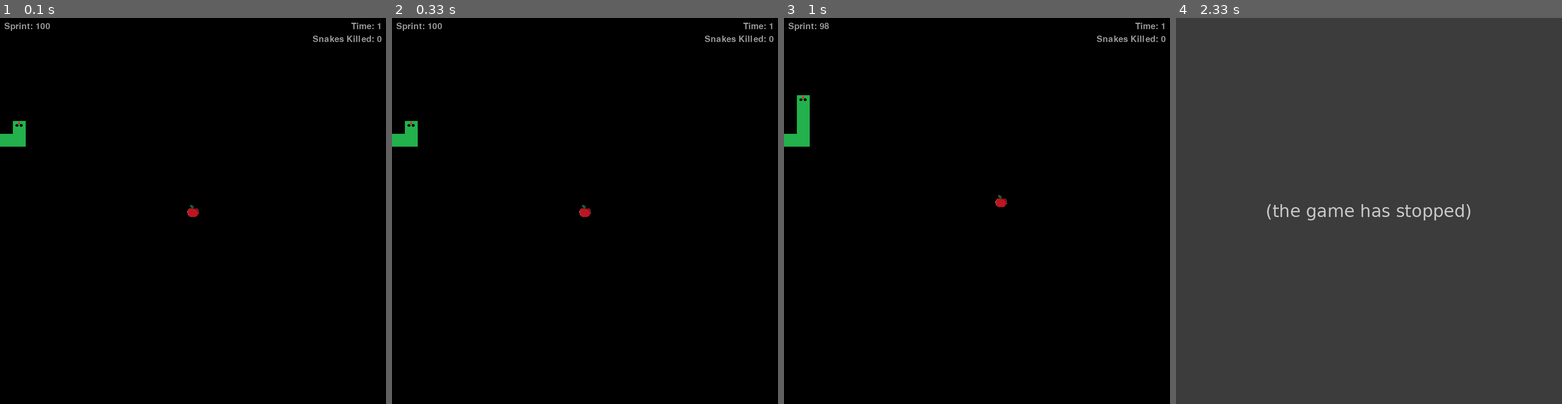
Above: before the commit, frames 1-4 (left to right).
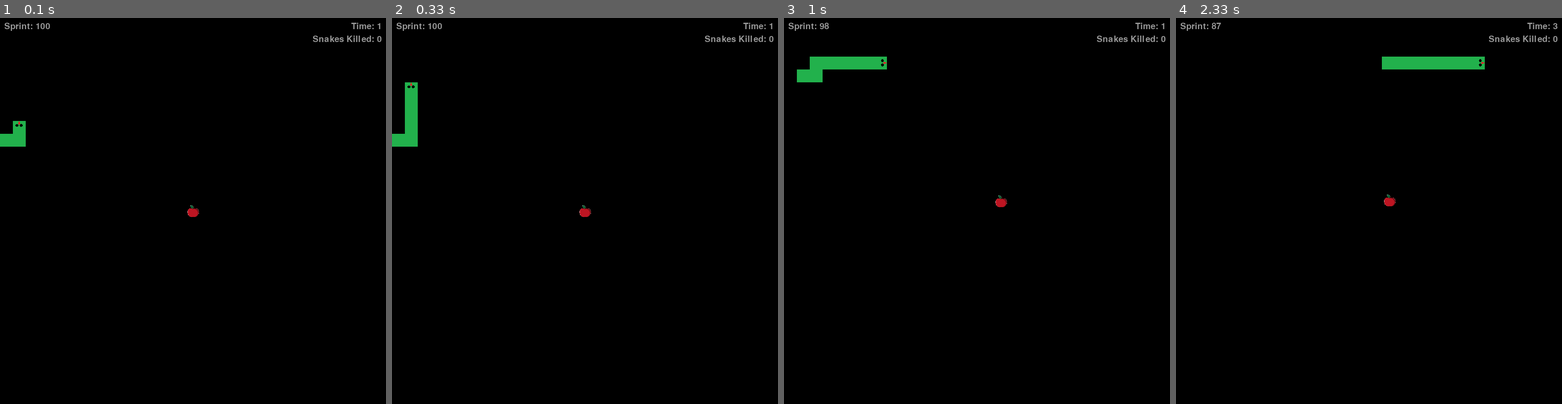
Above: after the commit, the same moments.

Repository: lorinzzz/cursed-snake-game
Game: pygame game, started from main.py
Same seed, same stepped clock (60 frames per second), same inputs: the game is played once before the commit and once after it.
Inputs:
- Up to frame 1 (0.1 s): no input
- Up to frame 2 (0.33 s): no input
- Up to frame 3 (1 s): hold D 0.33-0.8 s; hold W from 0.83 s (still down); tap Shift at 0.9 s
- Up to frame 4 (2.33 s): release W at 1.13 s; hold D 1.17-1.63 s; tap Shift at 1.23, 1.53, 1.73, 2.03, 2.3 s; hold A 1.67-2.2 s; hold S from 2.23 s (still down)

Frame 1 is identical in both runs. In frame 2, 0.3% of the frame differs, in the area x 3-7%, y 16-29%; in frame 3, 1.4%; in frame 4, 100%, in the area x 0-100%, y 0-100%.
Error before the commit: UnboundLocalError: cannot access local variable 'direction_to_append' where it is not associ...; the game stopped at 2.02 s (later frames are placeholders)

Commit message:
snake circles properly
option to circle ccw or cw done

Diff:
--- a/main.py
+++ b/main.py
@@ -360,7 +360,7 @@
 
     end_game = 0
 
-    snake_speed = 20 # lower is faster
+    snake_speed = 5 # lower is faster
 
     food_bullets = []
     activate_bullet = 0
--- a/snake_ai.py
+++ b/snake_ai.py
@@ -309,7 +309,9 @@
         elif i == 1:
             index = 1
 
-        if setup_flag == 1 or self.revolutions[index] == 0: # get new offset and start position for snake
+        if setup_flag == 1 or self.revolutions[index] == 2: # get new offset and start position for snake
+            self.revolutions[index] = -1
+            self.circle_state[index] = 0
             if mode == 0: # short snake
                 self.circular_offset[index] = random.choice(SHORT_OFFSET)
             elif mode == 1: # long snake
@@ -329,35 +331,66 @@
             print(x_y_cord)
             # the above will get us a corner closest to the snake on the offset square, now we need to figure out whether to slide the x or y value to get closer to the snake
             if abs(x_y_cord[0] - snakes[i][0].x) < abs(x_y_cord[1] - snakes[i][0].y): # if x value closer slide x value to snake and keep y value
-                x_y_cord[0] = snakes[i][0].x
+                if snakes[i][0].x >= self.circular_offset[index] and snakes[i][0].x <= WIDTH - self.circular_offset[index]: # only slide if snake is within offset lines
+                    x_y_cord[0] = snakes[i][0].x
+                # else it stays in corner
                 print("slid x val")
             else: # if y value closer slide y value to snake and keep x value
-                x_y_cord[1] = snakes[i][0].y
+                if snakes[i][0].y >= self.circular_offset[index] and snakes[i][0].y <= WIDTH - self.circular_offset[index]: # only slide if snake is within offset lines
+                    x_y_cord[1] = snakes[i][0].y
                 print("slid y val")
 
             self.start_pos[index] = x_y_cord
             print("starting pos:" , x_y_cord)
-            print("going to: ", self.circular_offset[index])
+            print("offset: ", self.circular_offset[index])
 
         # go to starting position
         if (snakes[i][0].x != self.start_pos[index][0] or snakes[i][0].y != self.start_pos[index][1]) and self.circle_state[index] == 0:
             print(snakes[i][0].x, snakes[i][0].y)
             direction_to_append = self.shortest_path_ai(snakes, food, i, self.start_pos[index][0], self.start_pos[index][1])
         elif (snakes[i][0].x == self.start_pos[index][0] and snakes[i][0].y == self.start_pos[index][1]) and self.circle_state[index] == 0:
+            print("in circle state")
             self.circle_state[index] = 1
 
+        direction = [0, 180, 90, 270]
+        corner_direction = [90, 180, 0, 270]
+        ccw = 0
+        if ccw == 1:
+            direction = [180, 0, 270, 90]
+            corner_direction = [180, 270, 90, 0]
+
+        # check if snakes is at corner before deciding whether to go up down left or right
+        # check if snake is not in corner and on vertical or horizontal offset border line
         if self.circle_state[index] == 1:
-            if snakes[i][0].x != self.circular_offset[index] and snakes[i][0].x != WIDTH - self.circular_offset[index]: # this means snake is right on vertical border of offset so must go up or down
-                print(snakes[i][0].x, snakes[i][0].y)
-                # this should bring it to a corner
-                if snakes[i][0].y != self.circular_offset[index]:
-                    direction_to_append = 0
-
-            else: # else snake is right on horizontal border of offset so must go left or right
-                print("shouldnt b here")
-                if snakes[i][0].y != self.circular_offset[index]:
-                    direction_to_append = 0
-
+            print(snakes[i][0].x, snakes[i][0].y)
+            if snakes[i][0].x != self.circular_offset[index] and snakes[i][0].x != WIDTH - self.circular_offset[index]: # this means snake is right on horizontal border of offset so must go left or right
+                # GOING CW for now
+                # check which horizontal border it is on before deciding left or right
+                if snakes[i][0].y == self.circular_offset[index]: # top border
+                    direction_to_append = direction[2]
+                elif snakes[i][0].y == HEIGHT - self.circular_offset[index]: # bottom border
+                    direction_to_append = direction[3]
+            elif snakes[i][0].y != self.circular_offset[index] and snakes[i][0].y != HEIGHT - self.circular_offset[index]: # else snake is right on vertical border of offset so must go up or down
+                if snakes[i][0].x == self.circular_offset[index]: # left border
+                    direction_to_append = direction[0]
+                elif snakes[i][0].x == WIDTH - self.circular_offset[index]: # right border
+                    direction_to_append = direction[1]
+            else: # snake is at a corner
+                if snakes[i][0].y == self.circular_offset[index]: # snake is at top border
+                    if snakes[i][0].x == self.circular_offset[index]: # at top left corner
+                        direction_to_append = corner_direction[0]
+                    elif snakes[i][0].x == WIDTH - self.circular_offset[index]: # top right corner
+                        direction_to_append = corner_direction[1]
+                elif snakes[i][0].y == HEIGHT - self.circular_offset[index]:
+                    if snakes[i][0].x == self.circular_offset[index]: # at bottom left corner
+                        direction_to_append = corner_direction[2]
+                    elif snakes[i][0].x == WIDTH - self.circular_offset[index]: # bottom right corner
+                        direction_to_append = corner_direction[3]
+
+            # when snake head returns to starting pos, increase revolutions
+            if snakes[i][0].x == self.start_pos[index][0] and snakes[i][0].y == self.start_pos[index][1]:
+                self.revolutions[index] += 1
+                print(self.revolutions[index])
         return direction_to_append
 
 
